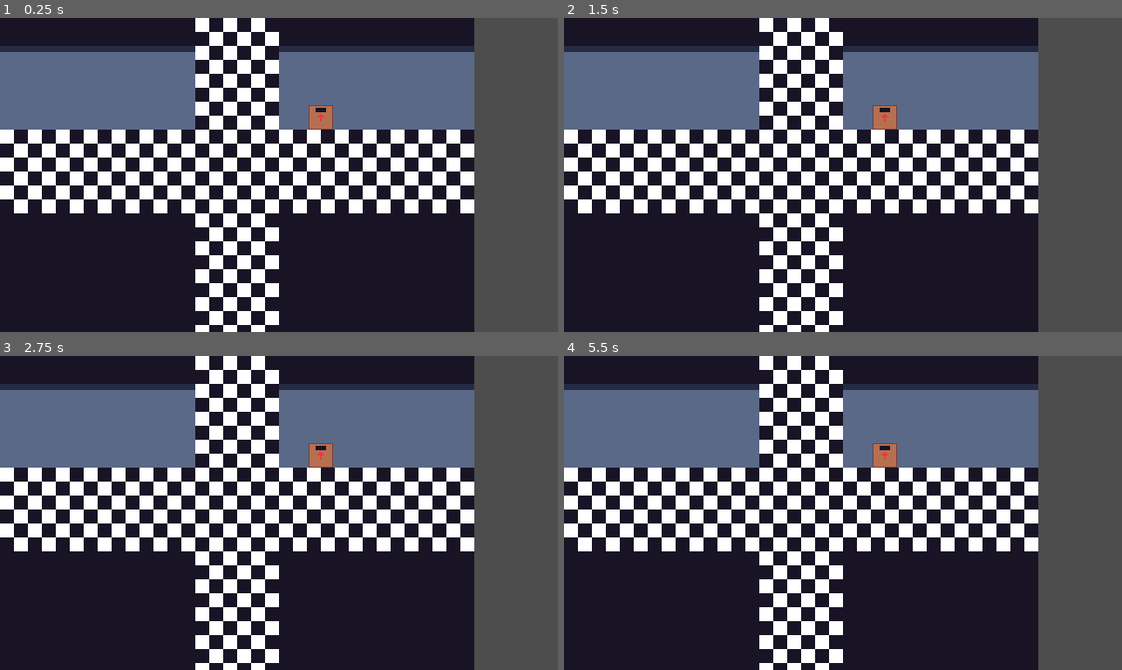
Above: before the commit, frames 1-4 (two rows, left to right).
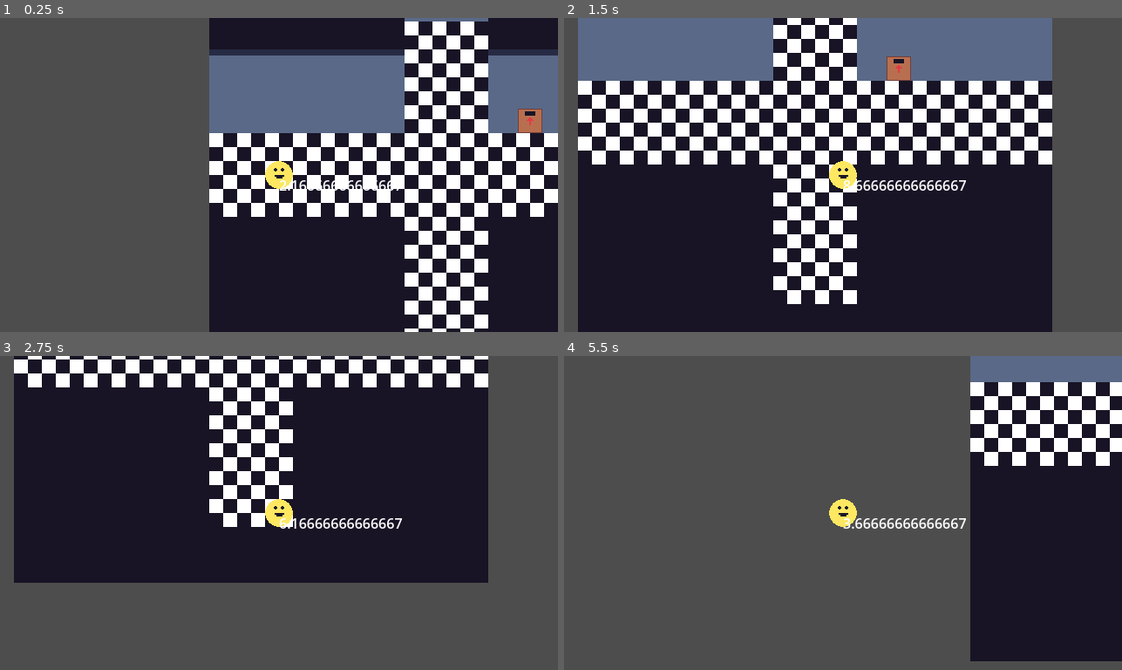
Above: after the commit, the same moments.

Repository: afreemanio/ggj-2024
Game: Godot game, scene res://world/world.tscn
Two runs of this game, one before a commit and one after it. Both use one fixed random seed, a clock stepped at 60 frames per second and the inputs below.
Inputs (mouse positions are in pixels of both pictures, inside the frame that each line leads up to):
- Up to frame 1 (0.25 s): no input
- Up to frame 2 (1.5 s): tap Enter (ui_accept) at 0.5, 0.77 s; move the mouse to (965, 159) at 0.52 s; hold D (RIGHT) 0.53-1.28 s; tap Space (SPACE) at 0.6 s; click (965, 159) at 0.67 s; move the mouse to (731, 190) at 1.27 s; hold S (DOWN) from 1.28 s (still down); tap F at 1.35 s
- Up to frame 3 (2.75 s): tap Enter (ui_accept) at 1.52 s; move the mouse to (334, 443) at 2.02 s; release S (DOWN) at 2.03 s; hold D (RIGHT) from 2.03 s (still down); tap Space (SPACE) at 2.1 s
- Up to frame 4 (5.5 s): move the mouse to (815, 575) at 2.77 s; release D (RIGHT) at 2.78 s; hold W (UP) 2.78-3.53 s; tap F at 2.85, 4.35 s; click (815, 575) at 2.92 s; tap Enter (ui_accept) at 3.02, 3.77, 4.52 s; move the mouse to (1010, 560) at 3.52 s; hold A (LEFT) 3.53-5.03 s; tap Space (SPACE) at 3.6, 5.1 s; move the mouse to (675, 465) at 4.27 s; move the mouse to (870, 513) at 5.02 s; hold S (DOWN) from 5.03 s (still down); click (870, 513) at 5.17 s

The runs differ from the first frame. In frame 1, 76% of the frame differs, in the area x 0-100%, y 0-100%; in frame 2, 40%; in frame 3, 65%; in frame 4, 94%.

Commit message:
Started level manager

Diff:
--- /dev/null
+++ b/placeholder/goal.gd
@@ -0,0 +1,4 @@
+class_name Goal extends Node2D
+
+func _on_area_2d_body_entered(body: Node2D) -> void:
+	if body.is_class("Player"):
--- /dev/null
+++ b/placeholder/goal.tscn
@@ -0,0 +1,20 @@
+[gd_scene load_steps=4 format=3 uid="uid://4r5eu24erh24"]
+
+[ext_resource type="Texture2D" uid="uid://cb3vc87672aho" path="res://placeholder/goal.png" id="1_m3ctl"]
+[ext_resource type="Script" path="res://placeholder/goal.gd" id="1_xb3ir"]
+
+[sub_resource type="RectangleShape2D" id="RectangleShape2D_ybkj3"]
+size = Vector2(32, 32)
+
+[node name="Goal" type="Node2D"]
+script = ExtResource("1_xb3ir")
+
+[node name="Sprite2D" type="Sprite2D" parent="."]
+texture = ExtResource("1_m3ctl")
+
+[node name="Area2D" type="Area2D" parent="."]
+
+[node name="CollisionShape2D" type="CollisionShape2D" parent="Area2D"]
+shape = SubResource("RectangleShape2D_ybkj3")
+
+[connection signal="body_entered" from="Area2D" to="." method="_on_area_2d_body_entered"]
--- a/placeholder/placeholder_tiles.tres
+++ b/placeholder/placeholder_tiles.tres
@@ -25,6 +25,9 @@
 1:0/0/physics_layer_0/linear_velocity = Vector2(0, 0)
 1:0/0/physics_layer_0/angular_velocity = 0.0
 1:0/0/physics_layer_0/polygon_0/points = PackedVector2Array(-16, -16, 16, -16, 16, -9.01561, -16, -9.01561)
+5:0/0 = 0
+5:0/0/physics_layer_0/linear_velocity = Vector2(0, 0)
+5:0/0/physics_layer_0/angular_velocity = 0.0
 
 [sub_resource type="TileSetScenesCollectionSource" id="TileSetScenesCollectionSource_72glg"]
 resource_name = "Entities"
--- /dev/null
+++ b/signal_manager/SignalManager.gd
@@ -0,0 +1,3 @@
+extends Node
+
+## This class is used to relay signals globally across the game.
--- /dev/null
+++ b/world/world.gd
@@ -0,0 +1,20 @@
+extends Node2D
+
+## This node is responsible for managing each level.
+
+var current_level_instance : Node2D
+
+## Unload the desired level
+func unload_current_level_instance() -> void:
+	if is_instance_valid(current_level_instance):
+		current_level_instance.queue_free()
+	current_level_instance = null
+
+## Load the desired level
+func load_level(level_number : String) -> void:
+	unload_current_level_instance()
+	var level_path : String = "res://world/levels/%s.tscn" % level_number
+	var level_resource : Resource = load(level_path)
+	if level_resource:
+		current_level_instance = level_resource.instance()
+		add_child(current_level_instance)
--- a/world/world.tscn
+++ b/world/world.tscn
@@ -1,7 +1,17 @@
-[gd_scene load_steps=2 format=3 uid="uid://c8o1ilwrcmqbg"]
+[gd_scene load_steps=4 format=3 uid="uid://bdp4frkjdtq0x"]
 
+[ext_resource type="Script" path="res://world/world.gd" id="1_e82nm"]
 [ext_resource type="PackedScene" uid="uid://xx8vanqh48he" path="res://tilemaps/floor_tile_map.tscn" id="1_yjfd3"]
+[ext_resource type="Script" path="res://addons/phantom_camera/scripts/phantom_camera_host/phantom_camera_host.gd" id="2_icb2l"]
 
 [node name="World" type="Node2D"]
+script = ExtResource("1_e82nm")
 
 [node name="TileMap" parent="." instance=ExtResource("1_yjfd3")]
+layer_1/tile_data = PackedInt32Array(327682, 1, 65536)
+
+[node name="Camera2D" type="Camera2D" parent="."]
+position = Vector2(80, 176)
+
+[node name="PhantomCameraHost" type="Node" parent="Camera2D"]
+script = ExtResource("2_icb2l")
Binary file added: placeholder/goal.png
Not shown, added: placeholder/goal.png.import
Binary file changed: placeholder/tileset.png
